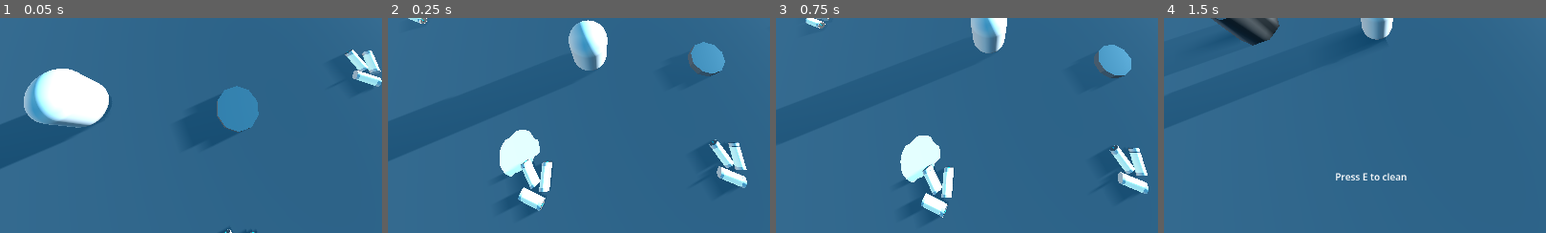
Above: before the commit, frames 1-4 (left to right).
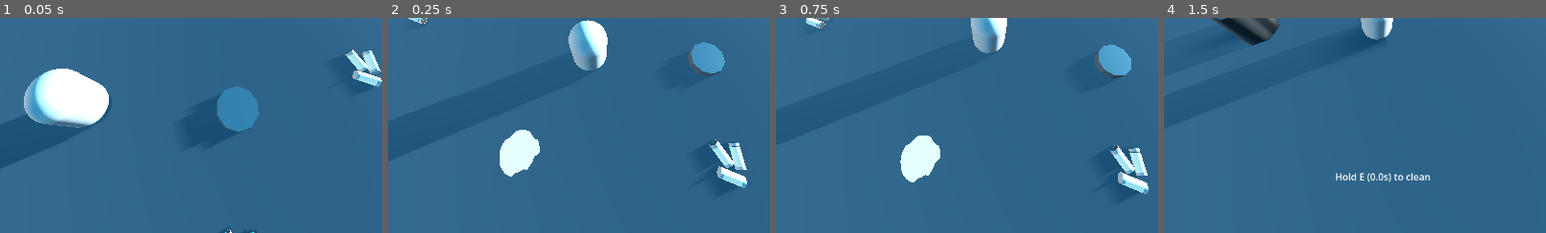
Above: after the commit, the same moments.

Repository: JustDavide/JanitorDemo
Game: Godot game, scene res://scenes/main.tscn
Two runs of this game, one before a commit and one after it. Both use one fixed random seed, a clock stepped at 60 frames per second and the inputs below.
Inputs (mouse positions are % of the whole screen's width and height, from its top left):
- Up to frame 1 (0.05 s): no input
- Up to frame 2 (0.25 s): no input
- Up to frame 3 (0.75 s): move the mouse to (55, 50) at 0.52 s; hold W (Forwards) from 0.53 s (still down); hold E (Interact) from 0.53 s (still down)
- Up to frame 4 (1.5 s): keep holding W (Forwards); move the mouse to (45, 50) at 1.27 s; release E (Interact) at 1.28 s; tap E (Interact) at 1.35 s
The pictures show only the part of the screen within x 22-72%, y 50-100%; the shares and areas given below are measured in that part.

Frame 1 is identical in both runs. In frame 2, 1.3% of the frame differs, in the area x 30-43%, y 65-90%; in frame 3, 1.3%; in frame 4, 0.6%.

Commit message:
Merge trash scripts in to one Cleanable class
i have merged all the trash scripts in t a singular class to avoid creating to many scripts for different types of trash. it does require manual placing of the trash, but i am working on a solution

Diff:
--- a/assets/trash/bunch_of_cans.tscn
+++ b/assets/trash/bunch_of_cans.tscn
@@ -1,7 +1,7 @@
 [gd_scene format=3 uid="uid://deu44euh4qkt8"]
 
 [ext_resource type="Material" uid="uid://sj0ek3878nnc" path="res://assets/materials/can_mat.tres" id="1_uafox"]
-[ext_resource type="Script" uid="uid://cvmvfy7pmoc8v" path="res://scripts/Cans.gd" id="1_xwavp"]
+[ext_resource type="Script" uid="uid://el4ht6xk3xh1" path="res://scripts/Cleanable.gd" id="1_xwavp"]
 
 [sub_resource type="StandardMaterial3D" id="StandardMaterial3D_uafox"]
 albedo_color = Color(0, 0.68497396, 0.74515253, 1)
@@ -13,39 +13,40 @@
 [sub_resource type="BoxShape3D" id="BoxShape3D_xwavp"]
 size = Vector3(0.789917, 0.40679932, 0.99694824)
 
-[node name="BunchOfCans" type="Node3D" unique_id=24624919]
+[node name="Cleanable" type="Node3D" unique_id=157609779]
 script = ExtResource("1_xwavp")
+metadata/_custom_type_script = "uid://el4ht6xk3xh1"
 
-[node name="CANS" type="CSGCombiner3D" parent="." unique_id=969489994]
+[node name="Cans" type="CSGCombiner3D" parent="." unique_id=969489994]
 transform = Transform3D(0.5, 0, 0, 0, 0.5, 0, 0, 0, 0.5, 0, 0, 0)
 use_collision = true
 collision_layer = 2
 collision_mask = 2
 
-[node name="Can4" type="CSGCylinder3D" parent="CANS" unique_id=1485812008]
+[node name="Can4" type="CSGCylinder3D" parent="Cans" unique_id=1485812008]
 transform = Transform3D(0.34989864, -0.30876964, -0.09493321, 0.14699368, 0.08192646, 0.41912332, -0.20692879, -0.46390545, 0.1372042, -0.5002403, 0, -0.19)
 sides = 20
 material = ExtResource("1_uafox")
 
-[node name="Tab" type="CSGCylinder3D" parent="CANS/Can4" unique_id=2088094288]
+[node name="Tab" type="CSGCylinder3D" parent="Cans/Can4" unique_id=2088094288]
 transform = Transform3D(0.000546747, 0.04713836, 0, -0.0966839, 0.0002665616, 0, 0, 0, 0.55105096, 0, 0.9963355, -0.15592404)
 height = 2.770752
 material = SubResource("StandardMaterial3D_uafox")
 
-[node name="CSGCylinder3D" type="CSGCylinder3D" parent="CANS/Can4" unique_id=160889588]
+[node name="CSGCylinder3D" type="CSGCylinder3D" parent="Cans/Can4" unique_id=160889588]
 transform = Transform3D(1.0687698, -1.3969839e-09, 1.4901161e-08, -3.8184226e-08, 0.23091085, 3.7252903e-09, -8.6426735e-07, -5.5879354e-09, 1.0742515, 9.536743e-07, -0.05328846, 7.1525574e-07)
 radius = 0.5234375
 height = 6.4002686
 sides = 20
 material = SubResource("StandardMaterial3D_xwavp")
 
-[node name="CSGCylinder3D2" type="CSGCylinder3D" parent="CANS/Can4" unique_id=929063999]
+[node name="CSGCylinder3D2" type="CSGCylinder3D" parent="Cans/Can4" unique_id=929063999]
 transform = Transform3D(1.0687698, -1.3969839e-09, 1.4901161e-08, -3.8184226e-08, 0.23091085, 3.7252903e-09, -8.6426735e-07, -5.5879354e-09, 1.0742515, 1.1324883e-06, -0.015147209, 7.1525574e-07)
 radius = 0.5234375
 height = 8.623749
 sides = 20
 
-[node name="CSGCylinder3D" type="CSGCylinder3D" parent="CANS/Can4/CSGCylinder3D2" unique_id=1667144361]
+[node name="CSGCylinder3D" type="CSGCylinder3D" parent="Cans/Can4/CSGCylinder3D2" unique_id=1667144361]
 transform = Transform3D(1.0687698, 3.259629e-09, 0, -4.8428774e-08, 0.23091017, -2.488494e-06, -8.6426735e-07, -1.6763806e-08, 1.0742515, 8.940697e-07, -0.14278793, 1.1920929e-06)
 operation = 2
 radius = 0.5234375
@@ -53,30 +54,30 @@
 sides = 20
 material = SubResource("StandardMaterial3D_xwavp")
 
-[node name="Can5" type="CSGCylinder3D" parent="CANS" unique_id=1912509101]
+[node name="Can5" type="CSGCylinder3D" parent="Cans" unique_id=1912509101]
 transform = Transform3D(0.4322681, 0, 0, 0, -0.023685, 0.45071268, 0, -0.5627592, -0.018969264, 0.269, 0, -0.086)
 sides = 20
 material = ExtResource("1_uafox")
 
-[node name="Tab" type="CSGCylinder3D" parent="CANS/Can5" unique_id=152749431]
+[node name="Tab" type="CSGCylinder3D" parent="Cans/Can5" unique_id=152749431]
 transform = Transform3D(0.000546747, 0.04713836, 0, -0.0966839, 0.0002665616, 0, 0, 0, 0.55105096, 0, 0.9963355, -0.15592404)
 height = 2.770752
 material = SubResource("StandardMaterial3D_uafox")
 
-[node name="CSGCylinder3D" type="CSGCylinder3D" parent="CANS/Can5" unique_id=1592538547]
+[node name="CSGCylinder3D" type="CSGCylinder3D" parent="Cans/Can5" unique_id=1592538547]
 transform = Transform3D(1.0687698, -1.3969839e-09, 1.4901161e-08, -3.8184226e-08, 0.23091085, 3.7252903e-09, -8.6426735e-07, -5.5879354e-09, 1.0742515, 9.536743e-07, -0.05328846, 7.1525574e-07)
 radius = 0.5234375
 height = 6.4002686
 sides = 20
 material = SubResource("StandardMaterial3D_xwavp")
 
-[node name="CSGCylinder3D2" type="CSGCylinder3D" parent="CANS/Can5" unique_id=1584020490]
+[node name="CSGCylinder3D2" type="CSGCylinder3D" parent="Cans/Can5" unique_id=1584020490]
 transform = Transform3D(1.0687698, -1.3969839e-09, 1.4901161e-08, -3.8184226e-08, 0.23091085, 3.7252903e-09, -8.6426735e-07, -5.5879354e-09, 1.0742515, 1.1324883e-06, -0.015147209, 7.1525574e-07)
 radius = 0.5234375
 height = 8.623749
 sides = 20
 
-[node name="CSGCylinder3D" type="CSGCylinder3D" parent="CANS/Can5/CSGCylinder3D2" unique_id=317632550]
+[node name="CSGCylinder3D" type="CSGCylinder3D" parent="Cans/Can5/CSGCylinder3D2" unique_id=317632550]
 transform = Transform3D(1.0687698, 3.259629e-09, 0, -4.8428774e-08, 0.23091017, -2.488494e-06, -8.6426735e-07, -1.6763806e-08, 1.0742515, 8.940697e-07, -0.14278793, 1.1920929e-06)
 operation = 2
 radius = 0.5234375
@@ -84,30 +85,30 @@
 sides = 20
 material = SubResource("StandardMaterial3D_xwavp")
 
-[node name="Can6" type="CSGCylinder3D" parent="CANS" unique_id=91666199]
+[node name="Can6" type="CSGCylinder3D" parent="Cans" unique_id=91666199]
 transform = Transform3D(0.15157422, 0.52732897, 0.010579833, 0, 0.014105572, -0.4509701, -0.40482205, 0.19744356, 0.0039613224, -0.26503676, 0, 0.77778566)
 sides = 20
 material = ExtResource("1_uafox")
 
-[node name="Tab" type="CSGCylinder3D" parent="CANS/Can6" unique_id=671308547]
+[node name="Tab" type="CSGCylinder3D" parent="Cans/Can6" unique_id=671308547]
 transform = Transform3D(0.000546747, 0.04713836, 0, -0.0966839, 0.0002665616, 0, 0, 0, 0.55105096, 0, 0.9963355, -0.15592404)
 height = 2.770752
 material = SubResource("StandardMaterial3D_uafox")
 
-[node name="CSGCylinder3D" type="CSGCylinder3D" parent="CANS/Can6" unique_id=1511882774]
+[node name="CSGCylinder3D" type="CSGCylinder3D" parent="Cans/Can6" unique_id=1511882774]
 transform = Transform3D(1.0687698, -1.3969839e-09, 1.4901161e-08, -3.8184226e-08, 0.23091085, 3.7252903e-09, -8.6426735e-07, -5.5879354e-09, 1.0742515, 9.536743e-07, -0.05328846, 7.1525574e-07)
 radius = 0.5234375
 height = 6.4002686
 sides = 20
 material = SubResource("StandardMaterial3D_xwavp")
 
-[node name="CSGCylinder3D2" type="CSGCylinder3D" parent="CANS/Can6" unique_id=608169202]
+[node name="CSGCylinder3D2" type="CSGCylinder3D" parent="Cans/Can6" unique_id=608169202]
 transform = Transform3D(1.0687698, -1.3969839e-09, 1.4901161e-08, -3.8184226e-08, 0.23091085, 3.7252903e-09, -8.6426735e-07, -5.5879354e-09, 1.0742515, 1.1324883e-06, -0.015147209, 7.1525574e-07)
 radius = 0.5234375
 height = 8.623749
 sides = 20
 
-[node name="CSGCylinder3D" type="CSGCylinder3D" parent="CANS/Can6/CSGCylinder3D2" unique_id=1271488180]
+[node name="CSGCylinder3D" type="CSGCylinder3D" parent="Cans/Can6/CSGCylinder3D2" unique_id=1271488180]
 transform = Transform3D(1.0687698, 3.259629e-09, 0, -4.8428774e-08, 0.23091017, -2.488494e-06, -8.6426735e-07, -1.6763806e-08, 1.0742515, 8.940697e-07, -0.14278793, 1.1920929e-06)
 operation = 2
 radius = 0.5234375
--- a/assets/trash/puddle.tscn
+++ b/assets/trash/puddle.tscn
@@ -1,13 +1,14 @@
 [gd_scene format=3 uid="uid://bxg0wbwds88vq"]
 
-[ext_resource type="Script" uid="uid://b7a8p5685mwy1" path="res://scripts/Puddles.gd" id="1_068ss"]
+[ext_resource type="Script" uid="uid://el4ht6xk3xh1" path="res://scripts/Cleanable.gd" id="1_068ss"]
 [ext_resource type="PackedScene" uid="uid://c5bwjr0jbdhqd" path="res://assets/models/Puddle.fbx" id="1_day5a"]
 
 [sub_resource type="BoxShape3D" id="BoxShape3D_068ss"]
 size = Vector3(1.029602, 0.40679932, 1.1498413)
 
-[node name="Puddle" type="Node3D" unique_id=369697662]
+[node name="Cleanable" type="Node3D" unique_id=1515444012]
 script = ExtResource("1_068ss")
+metadata/_custom_type_script = "uid://el4ht6xk3xh1"
 
 [node name="Puddle" parent="." unique_id=1063905784 instance=ExtResource("1_day5a")]
 transform = Transform3D(0.18313417, 0, 0, 0, 1, 0, 0, 0, 0.18554108, 0, 0.025059938, 0)
--- a/scenes/main.tscn
+++ b/scenes/main.tscn
@@ -109,18 +109,28 @@
 
 [node name="BunchOfCans" parent="." unique_id=24624919 instance=ExtResource("2_0wfyh")]
 transform = Transform3D(1, 0, 0, 0, 1, 0, 0, 0, 1, -10.96184, 0.70289195, 1.162344)
+holdDuration = 0.0
+mustHold = true
 
 [node name="BunchOfCans2" parent="." unique_id=120639269 instance=ExtResource("2_0wfyh")]
 transform = Transform3D(1, 0, 0, 0, 1, 0, 0, 0, 1, -1.5256305, 0.70289195, 5.5621433)
+holdDuration = 0.0
+mustHold = true
 
 [node name="BunchOfCans3" parent="." unique_id=569887194 instance=ExtResource("2_0wfyh")]
 transform = Transform3D(1, 0, 0, 0, 1, 0, 0, 0, 1, 1.9643869, 0.70289195, 1.8932772)
-
-[node name="BunchOfCans3" parent="BunchOfCans3" unique_id=278509436 instance=ExtResource("2_0wfyh")]
-transform = Transform3D(1, 0, 0, 0, 1, 0, 0, 0, 1, -8.223, 0, 4.079)
+holdDuration = 0.0
+mustHold = true
 
 [node name="BunchOfCans4" parent="." unique_id=429383984 instance=ExtResource("2_0wfyh")]
 transform = Transform3D(1, 0, 0, 0, 1, 0, 0, 0, 1, -4.8361015, 0.70289195, -4.661441)
+holdDuration = 0.0
+mustHold = true
+
+[node name="BunchOfCans5" parent="." unique_id=278509436 instance=ExtResource("2_0wfyh")]
+transform = Transform3D(1, 0, 0, 0, 1, 0, 0, 0, 1, -6.2586126, 0.70289195, 8.752171)
+holdDuration = 0.0
+mustHold = true
 
 [node name="Puddle2" parent="." unique_id=1834099406 instance=ExtResource("3_sugp2")]
 transform = Transform3D(1, 0, 0, 0, 1, 0, 0, 0, 1, -0.8556042, 0.4999981, 9.031061)
--- /dev/null
+++ b/scripts/Cleanable.gd
@@ -0,0 +1,93 @@
+extends Node3D
+
+class_name Cleanable
+
+# Input Mapping
+var interact = InputMap.get_action_description("Interact")
+
+# UI Elements
+var tooltip
+var mopBar
+var maxInvLabel
+
+# Other
+var playerNear = false
+var holdTime = 0.0
+@export var holdDuration = 4.5 # will have to lower, but idk.
+@export var mustHold = false
+var ogScale:Vector3
+
+func _ready() -> void:
+	if has_node("Puddle"):
+		ogScale=$Puddle.scale
+	Global.registerTrash()
+	tooltip = Global.playerUI.get_node("Tooltip")
+	mopBar = Global.playerUI.get_node("MopProgress")
+	maxInvLabel = Global.playerUI.get_node("MaxInv")
+	maxInvLabel.modulate.a = 0.0
+	$Area3D.area_entered.connect(_on_area_entered)
+	$Area3D.area_exited.connect(_on_area_exited)
+
+func _on_area_entered(area: Node3D):
+	if area.get_parent().name == "Player":
+		playerNear = true
+		#tooltip.text = "Hold %s (%.1fs) to clean" % [interact, HOLDDURATION]
+		#tooltip.visible = true
+
+func _on_area_exited(area: Node3D):
+	if area.get_parent().name == "Player":
+		playerNear = false
+		#tooltip.visible = false
+
+func show_info() -> void:
+	tooltip.text = "Hold %s (%.1fs) to clean" % [interact, holdDuration]
+	tooltip.visible = true
+
+func _process(delta: float) -> void:
+	if playerNear and Input.is_action_pressed("Interact"):
+		if not mopBar.visible:
+			mopBar.visible = true
+
+		holdTime += delta
+		mopBar.value = holdTime / holdDuration
+		if has_node("Puddle"):
+			$Puddle.scale=ogScale*(1.01-mopBar.value)
+
+		if mustHold:
+			if Global.trashHeld != Global.maxInventory:
+				if holdTime >= holdDuration:
+					Global.addHeld()
+					clean()
+			else:
+				if mopBar.visible:
+					mopBar.visible = false
+				if has_node("Puddle"):
+					$Puddle.scale = ogScale
+				holdTime = 0.0
+				mopBar.value = 0
+
+				maxInvLabel.modulate.a = 1.0
+				maxInvLabel.visible = true
+
+				var tween = create_tween()
+				tween.tween_interval(2.0)
+				tween.tween_property(maxInvLabel, "modulate:a", 0.0, 0.5)
+				tween.tween_callback(func(): maxInvLabel.visible = false)
+		elif holdTime >= holdDuration:
+			clean()
+	else:
+		if mopBar.visible:
+			mopBar.visible = false
+		if has_node("Puddle"):
+			$Puddle.scale = ogScale
+		holdTime = 0.0
+		mopBar.value = 0
+		# Reset values and scale on player leaving the area/stop holding
+
+func clean():
+	if mopBar.visible: # Failsafe
+		mopBar.visible = false
+		mopBar.value = 0
+	if not mustHold:
+		Global.addCleaned(1)
+	queue_free()
